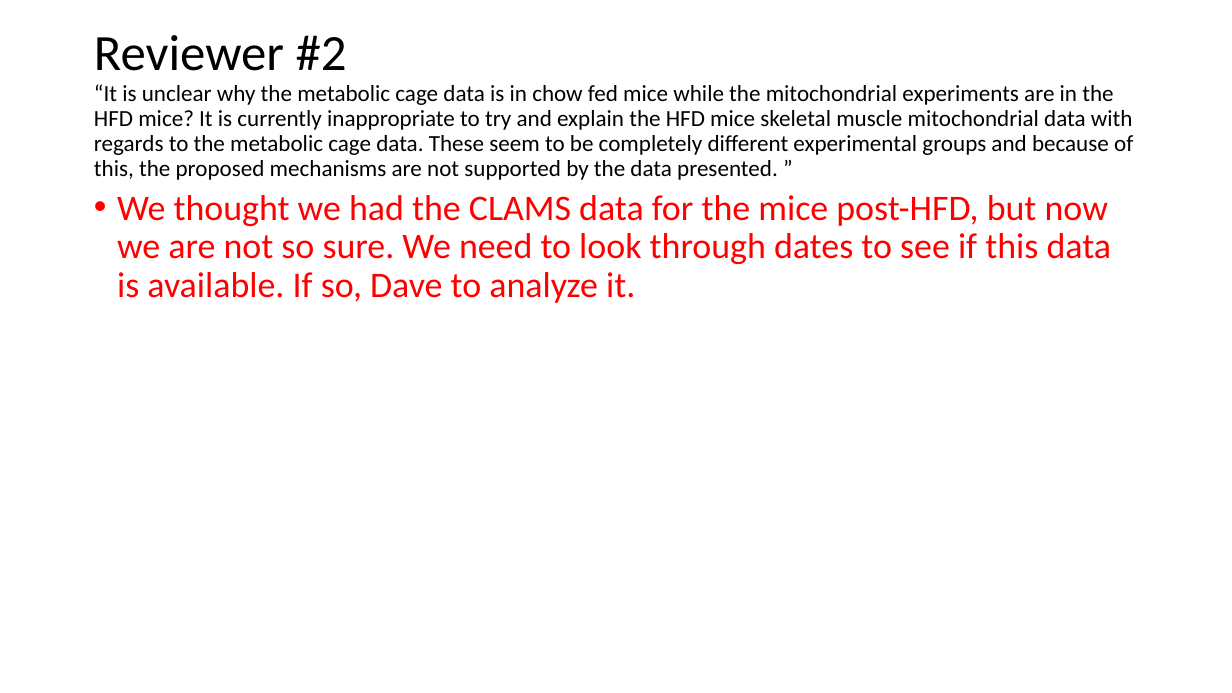
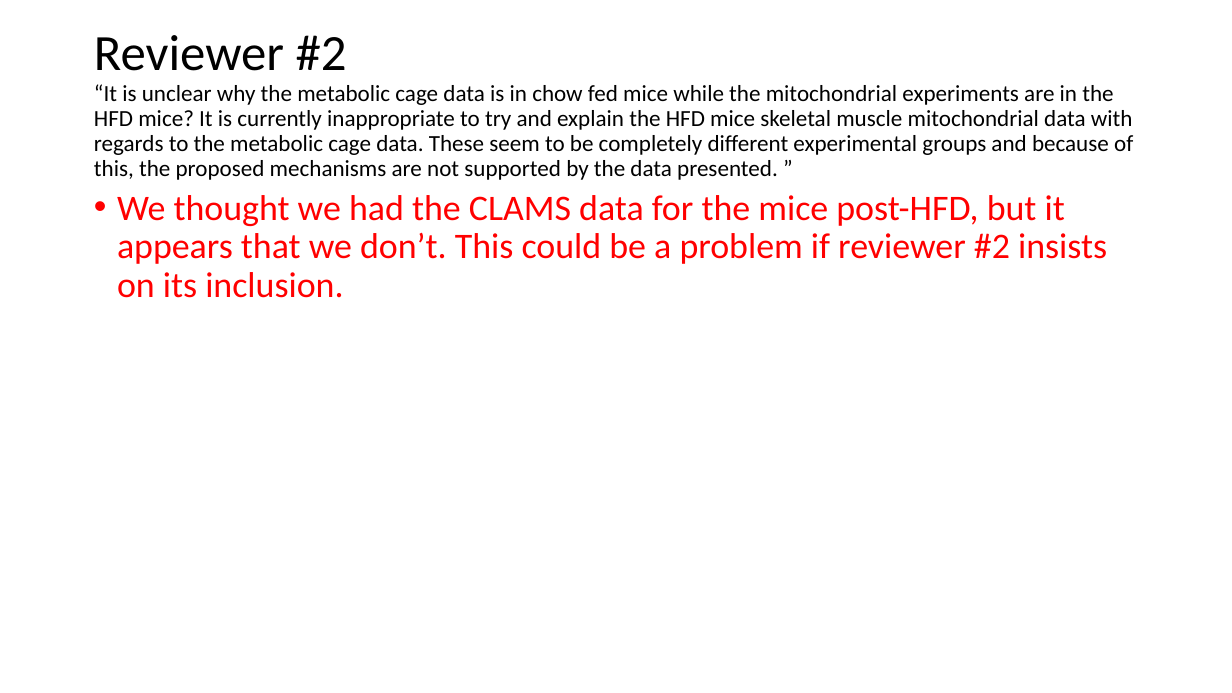
Before and after one commit to BridgesLab/ObesityParticulateTreatment, a slide deck: slide 8 of Manuscript/Answers to reviewer questions-data edition.pptx. Drawn at 1232x693 pixels with LibreOffice and Linux fonts; fonts in the diff are those of the drawing. Boxes give left, top, right and bottom in pixels: in the first picture for what was removed or moved away, otherwise in the second. Text is boxed around its words. In the diff, an @@ line names an element or a change of style, - is before the commit and + after.

```diff
--- a/Manuscript/Answers to reviewer questions-data edition.pptx
+++ b/Manuscript/Answers to reviewer questions-data edition.pptx
@@ text at [117, 195, 1107, 298]: text changed @@
-• We thought we had the CLAMS data for the mice post-HFD, but now we are not so sure. We need to look through dates to see if this data is available. If so, Dave to analyze it.
+• We thought we had the CLAMS data for the mice post-HFD, but it appears that we don’t. This could be a problem if reviewer #2 insists on its inclusion.
```
Also in this commit, not shown: 2 other slides changed, 1 slide added, 4 other files.
